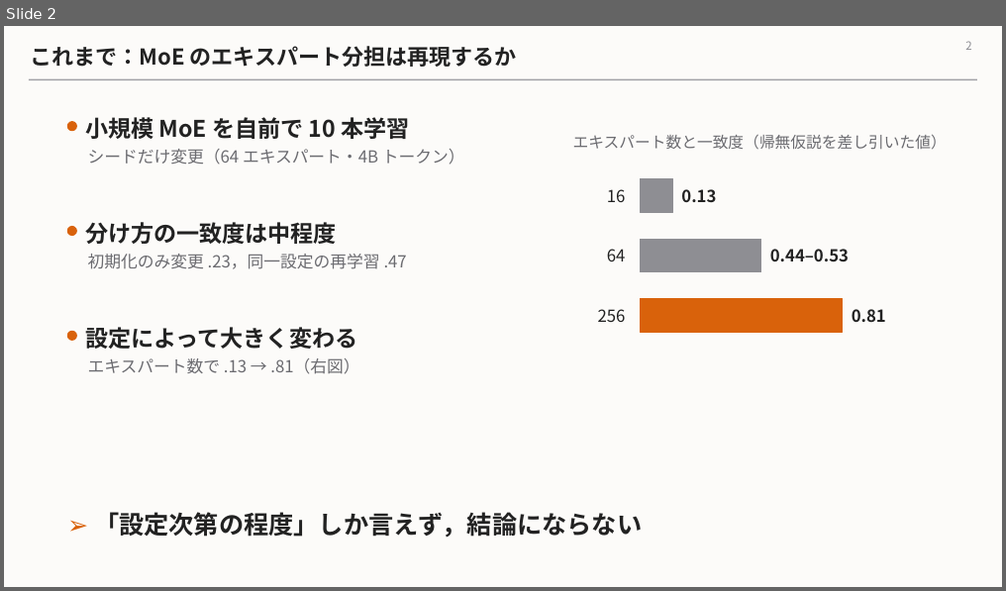
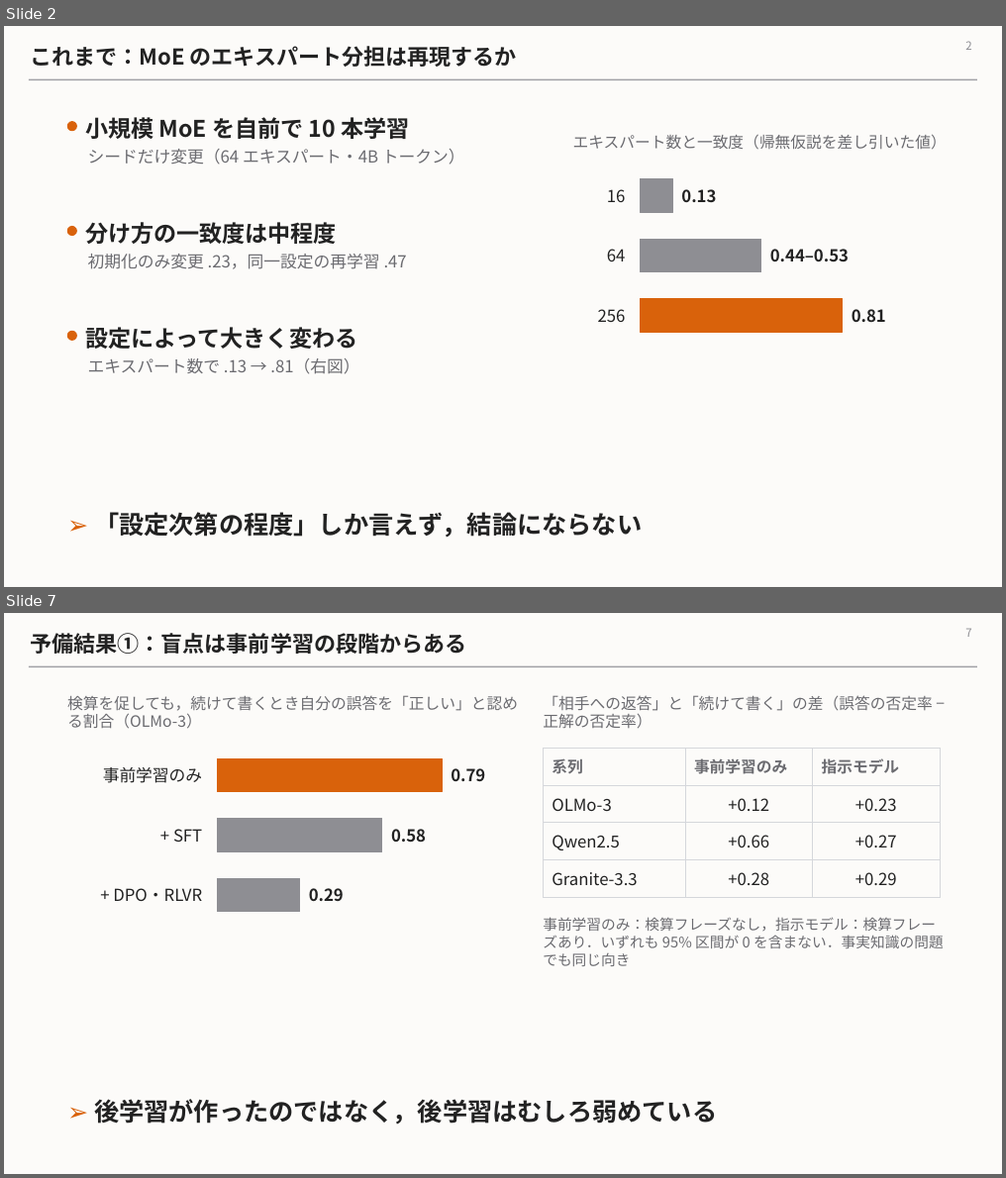
Before and after one commit to Nhckdvrl/ssn-group-papaer, a slide deck: workbench/mechanism-population-dynamics/zemi_2026-11.pptx. Shown one above the other, each under a label of ours: slide 2 before the commit, slides 2 and 7 after it; the slides between them are not shown. The pictures are 1006x591 and 1006x1178 pixels, drawn with LibreOffice and Linux fonts; fonts in the diff are those of the drawing. Boxes give left, top, right and bottom in pixels: in the first picture for what was removed or moved away, otherwise in the second. Text is boxed around its words. In the diff, an @@ line names an element or a change of style, - is before the commit and + after.

```diff
--- a/workbench/mechanism-population-dynamics/zemi_2026-11.pptx
+++ b/workbench/mechanism-population-dynamics/zemi_2026-11.pptx
@@ slide 7 added at box(4, 613, 1002, 1174), background #FCFBF9; not listed: 1 template element that a slide beside it also shows @@
@@ title added at box(30, 633, 466, 654), 21 pt, text #222222, bold @@
+予備結果①：盲点は事前学習の段階からある
@@ page number added at box(965, 628, 971, 637), 11 pt, text #8E8E93 @@
+7
@@ text added at box(67, 695, 518, 729), 15 pt, text #6B6B70 @@
+検算を促しても，続けて書くとき自分の誤答を「正しい」と認める割合（OLMo-3）
@@ text added at box(543, 695, 933, 728), 15 pt, text #6B6B70 @@
+「相手への返答」と「続けて書く」の差（誤答の否定率 − 正解の否定率）
@@ rectangle added at box(218, 759, 442, 792), fill #D9620B, outline #D9620B 1 pt @@
@@ table added at box(543, 748, 940, 890), 4 rows, 3 columns @@
+系列 | 事前学習のみ | 指示モデル
+OLMo-3 | +0.12 | +0.23
+Qwen2.5 | +0.66 | +0.27
+Granite-3.3 | +0.28 | +0.29
@@ text added at box(103, 767, 202, 783), 16 pt, text #222222 @@
+事前学習のみ
@@ text added at box(450, 768, 485, 781), 16 pt, text #222222, bold @@
+0.79
@@ rectangle added at box(218, 819, 382, 853), fill #8E8E93, outline #8E8E93 1 pt @@
@@ text added at box(173, 829, 202, 842), 16 pt, text #222222 @@
++ SFT
@@ text added at box(391, 829, 426, 843), 16 pt, text #222222, bold @@
+0.58
@@ rectangle added at box(218, 878, 300, 912), fill #8E8E93, outline #8E8E93 1 pt @@
@@ text added at box(113, 888, 202, 901), 16 pt, text #222222 @@
++ DPO・RLVR
@@ text added at box(309, 888, 344, 901), 16 pt, text #222222, bold @@
+0.29
@@ text added at box(543, 917, 944, 966), 14 pt, text #6B6B70 @@
+事前学習のみ：検算フレーズなし，指示モデル：検算フレーズあり．いずれも 95% 区間が 0 を含まない．事実知識の問題でも同じ向き
@@ text added at box(94, 1099, 717, 1125), 24 pt, text #222222, bold @@
+➢ 後学習が作ったのではなく，後学習はむしろ弱めている
```
Also in this commit, not shown: 1 slide changed, 6 other slides added, 6 slides removed.
